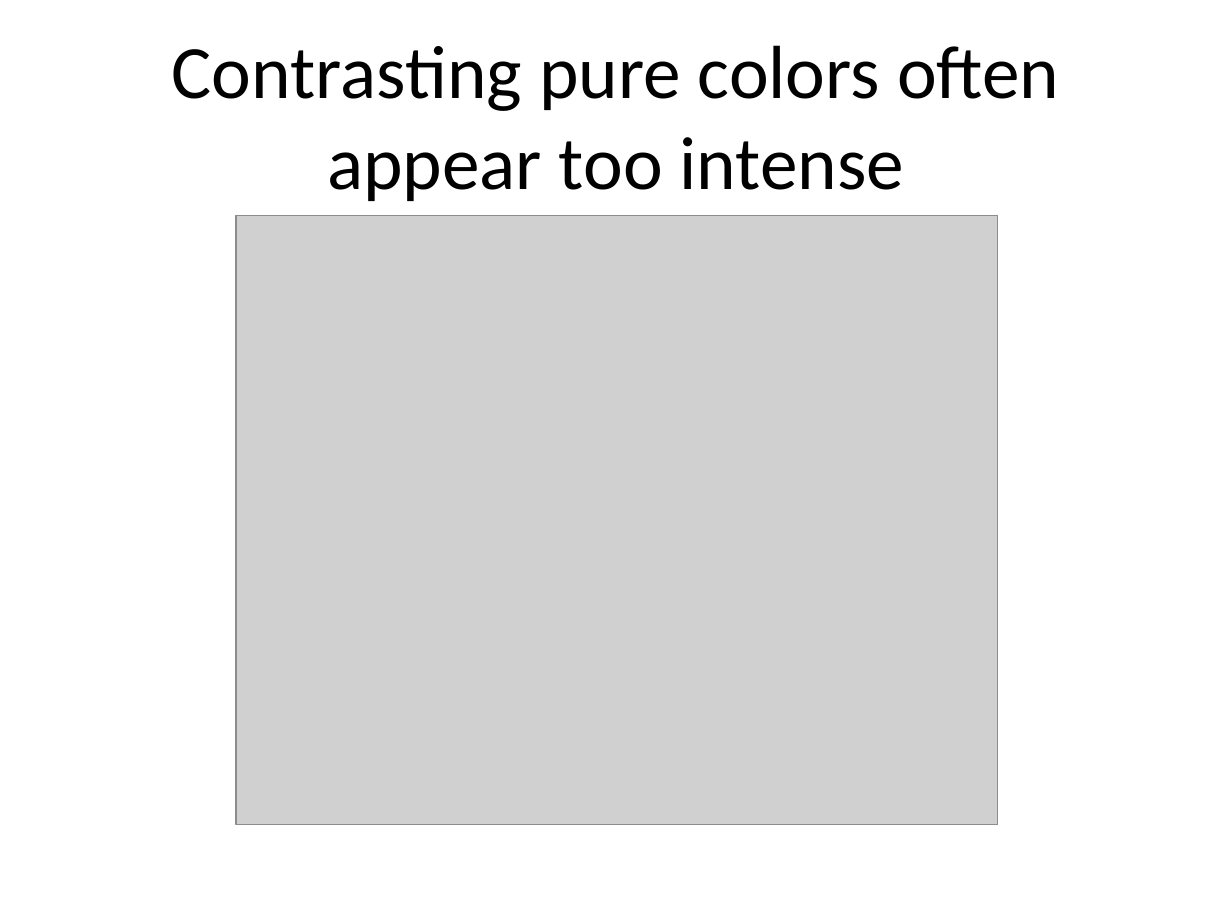
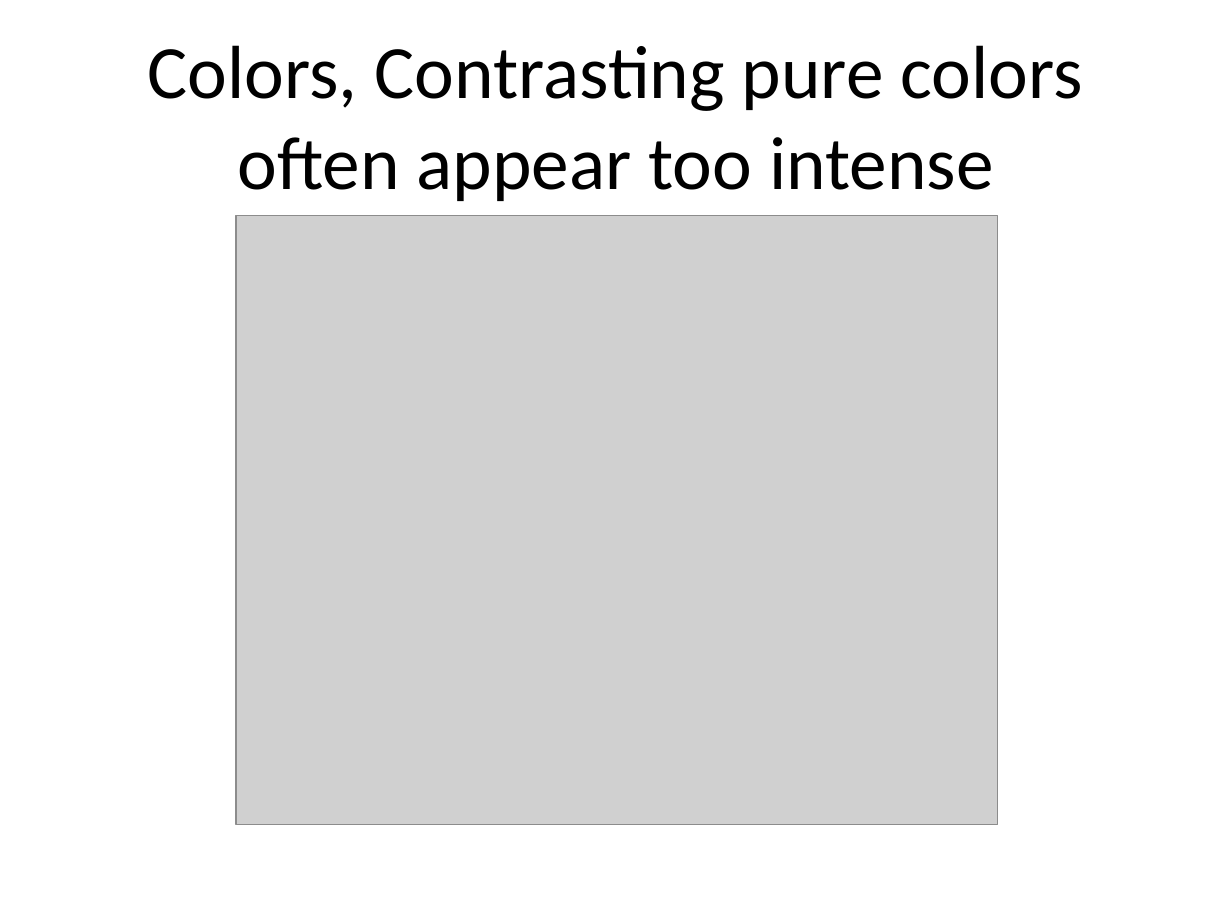
Before and after one commit to pmean/data-visualization, a slide deck: slide 22 of data-viz-02/src/v02-complete-lecture.pptx (slide 21 before the commit). Drawn at 1232x924 pixels with LibreOffice and Linux fonts; fonts in the diff are those of the drawing; grey boxes stand for pictures. Boxes give left, top, right and bottom in pixels: in the first picture for what was removed or moved away, otherwise in the second. Text is boxed around its words. In the diff, an @@ line names an element or a change of style, - is before the commit and + after.

```diff
--- a/data-viz-02/src/v02-complete-lecture.pptx
+++ b/data-viz-02/src/v02-complete-lecture.pptx
@@ title at bbox=[148, 45, 1083, 201]: text changed @@
-Contrasting pure colors often appear too intense
+Colors, Contrasting pure colors often appear too intense
```
Also in this commit, not shown: 88 other slides changed, 15 slides added, 2 slides removed, 20 other files.
